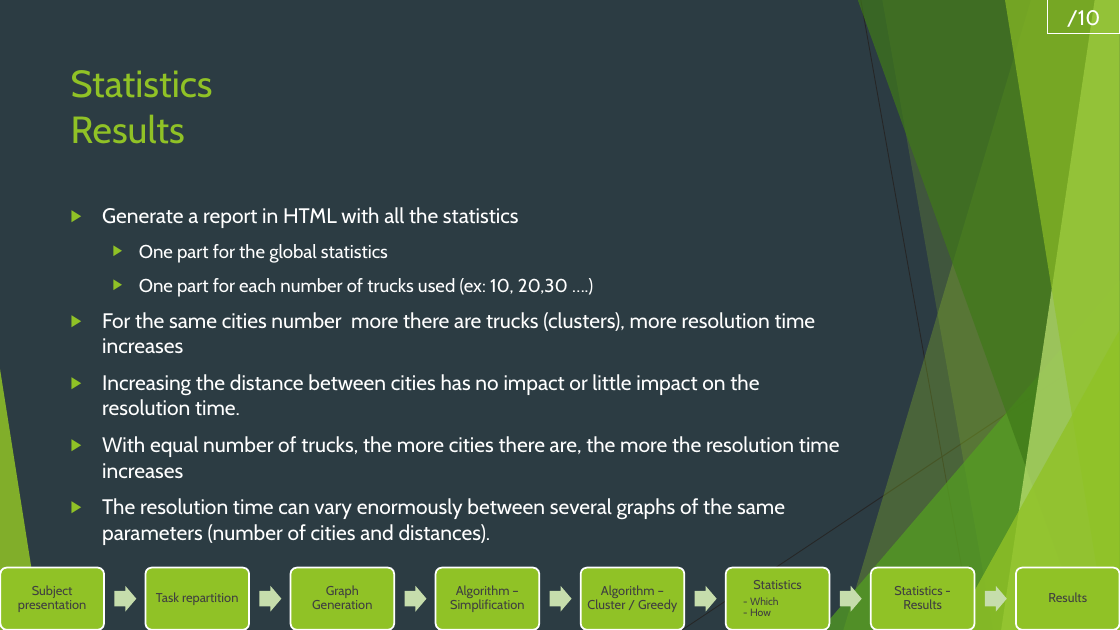
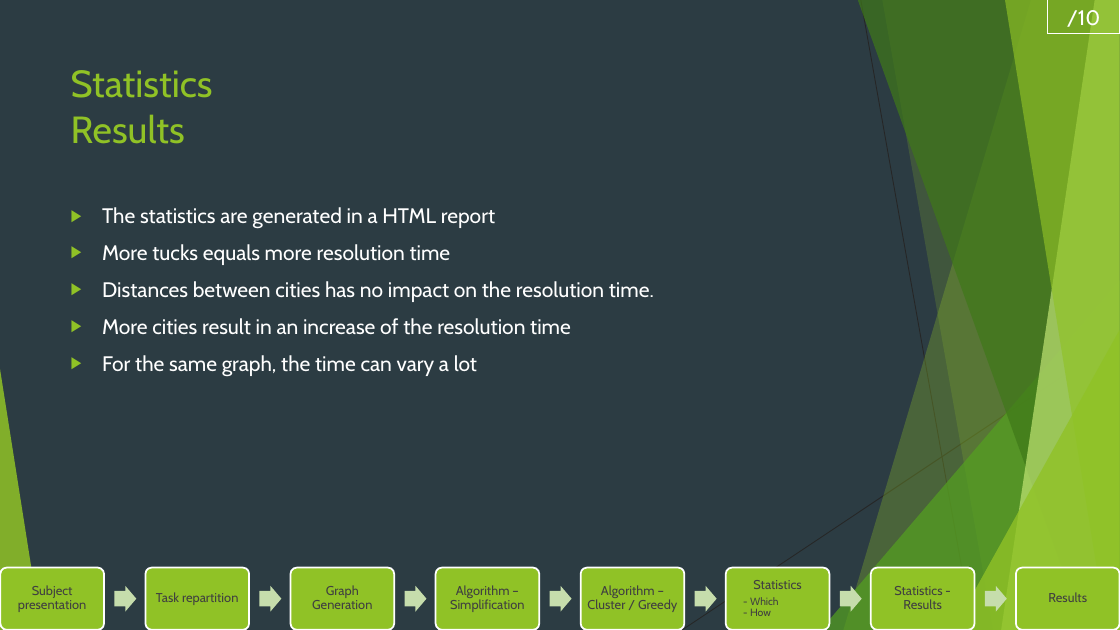
Before and after one commit to RobinMaisano/ProjetData, a slide deck: slide 11 of DATA PROJECT.pptx (slide 12 before the commit). Drawn at 1120x630 pixels with LibreOffice and Linux fonts; fonts in the diff are those of the drawing. Boxes give left, top, right and bottom in pixels: in the first picture for what was removed or moved away, otherwise in the second. Text is boxed around its words. In the diff, an @@ line names an element or a change of style, - is before the commit and + after.

Commit message:
Updated PTT

```diff
--- a/DATA PROJECT.pptx
+++ b/DATA PROJECT.pptx
@@ text at (x1=102, y1=207, x2=654, y2=377): text changed @@
-▶ Generate a report in HTML with all the statistics
-  ▶ One part for the global statistics
-  ▶ One part for each number of trucks used (ex: 10, 20,30 ….)
-▶ For the same cities number more there are trucks (clusters), more resolution time increases
-▶ Increasing the distance between cities has no impact or little impact on the resolution time.
-▶ With equal number of trucks, the more cities there are, the more the resolution time increases
-▶ The resolution time can vary enormously between several graphs of the same parameters (number of cities and distances).
+▶ The statistics are generated in a HTML report
+▶ More tucks equals more resolution time
+▶ Distances between cities has no impact on the resolution time.
+▶ More cities result in an increase of the resolution time
+▶ For the same graph, the time can vary a lot
```
Also in this commit, not shown: 4 other slides changed.
